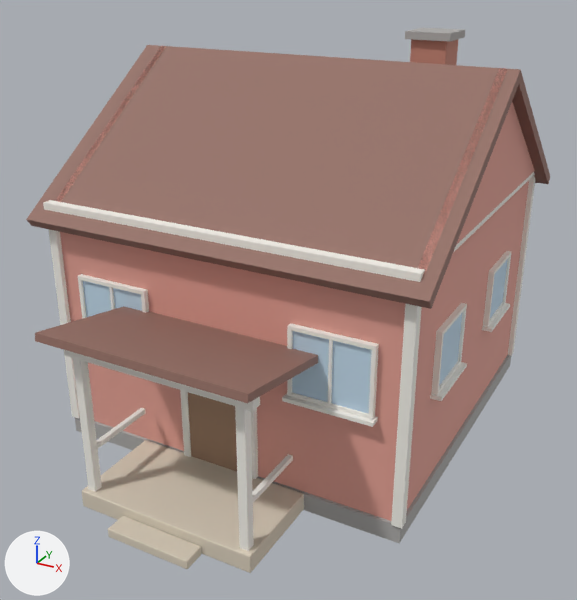
Before and after pictures for a commit that changed the glTF model Data/SampleProjects/PaperKid/Sources/HouseRedModel.glb.
Camera for both pictures: a 50 mm lens placed at (6.05, -11.81, 7.81), pointed at (0.19, -1.14, 2.47). Lighting does not change. The marker at lower left points along +X, +Y and +Z. The older version comes first. Vertices at exactly the same position are counted once.

In view in the first picture: 'HouseRedModel'.
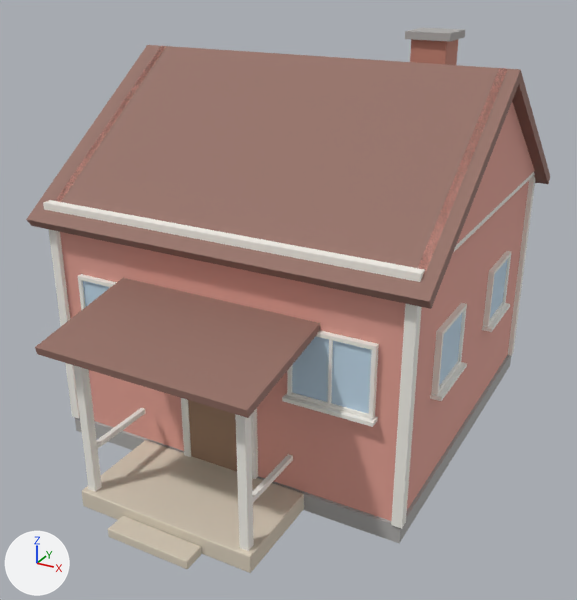
Commit message: PaperKid: porch roofs shed away from the houses

Pixel boxes [x1, y1, x2, y2] of what changed, in the pictures (577 x 600 px; the box of a moved part takes in the faces that stretch with it):
part 1 of me_houseredmodel, moved or reshaped (not visible afterwards)
    before: [64, 350, 260, 411]
part 2 of me_houseredmodel, moved or reshaped
    before: [35, 306, 318, 403]
    after: [35, 278, 320, 418]

What changed in the scene script:
```text
Change me_houseredmodel:
    where me_houseredmodel.from_pydata(...)  # 768 vertices, 1340 faces; spans x -3.3..3.3, y -4.96..3.3, z 0.0..6.61
    used by ob_houseredmodel; location = (0.0, 0.0, 0.0)
    me_houseredmodel part 1: the loose piece of 8 vertices spanning x -1.55..1.55, y -4.54..-4.36, z 2.56..2.74 is moved by (0.0, 0.0, 0.04)
    me_houseredmodel part 2
    me_houseredmodel.vertices[472].co: (-1.7, -4.9, 2.91) -> (-1.7, -4.89, 2.7)  # pixel (34, 341) -> pixel (37, 354)
    me_houseredmodel.vertices[473].co: (-1.7, -4.88, 3.02) -> (-1.7, -4.91, 2.82)  # pixel (34, 332) -> pixel (34, 347)
    me_houseredmodel.vertices[474].co: (-1.7, -3.02, 2.58) -> (-1.7, -2.99, 3.05)
    me_houseredmodel.vertices[475].co: (-1.7, -3.0, 2.69) -> (-1.7, -3.01, 3.17)  # not seen -> pixel (122, 277)
    me_houseredmodel.vertices[476].co: (1.7, -4.9, 2.91) -> (1.7, -4.89, 2.7)  # pixel (247, 403) -> pixel (248, 418)
    me_houseredmodel.vertices[477].co: (1.7, -4.88, 3.02) -> (1.7, -4.91, 2.82)  # pixel (248, 393) -> pixel (247, 410)
    me_houseredmodel.vertices[478].co: (1.7, -3.02, 2.58) -> (1.7, -2.99, 3.05)  # pixel (318, 362) -> pixel (320, 330)
    me_houseredmodel.vertices[479].co: (1.7, -3.0, 2.69) -> (1.7, -3.01, 3.17)  # not seen -> pixel (319, 323)
```
